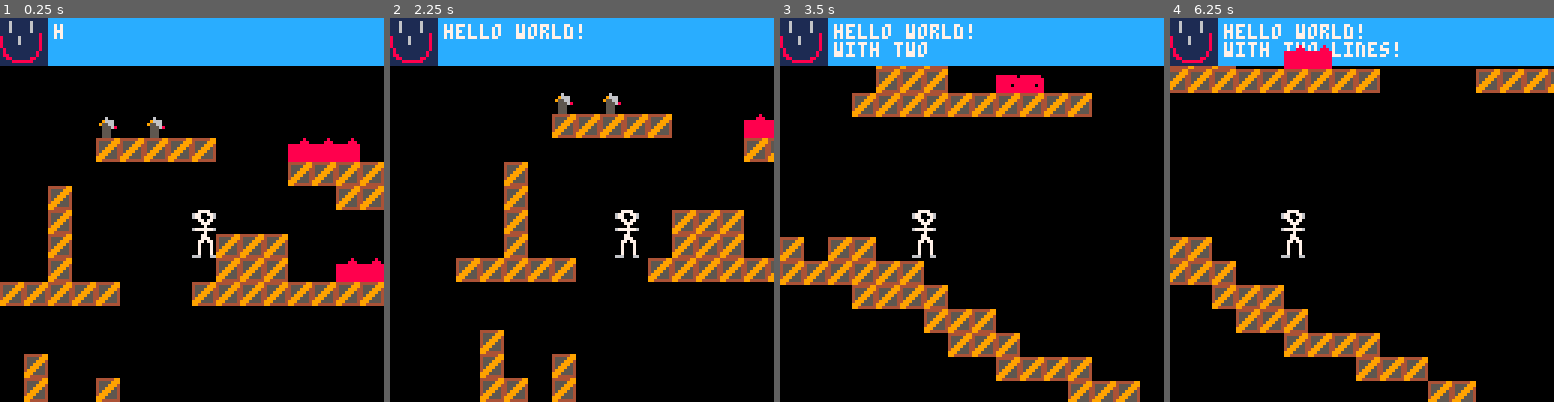
Above: before the commit, frames 1-4 (left to right).
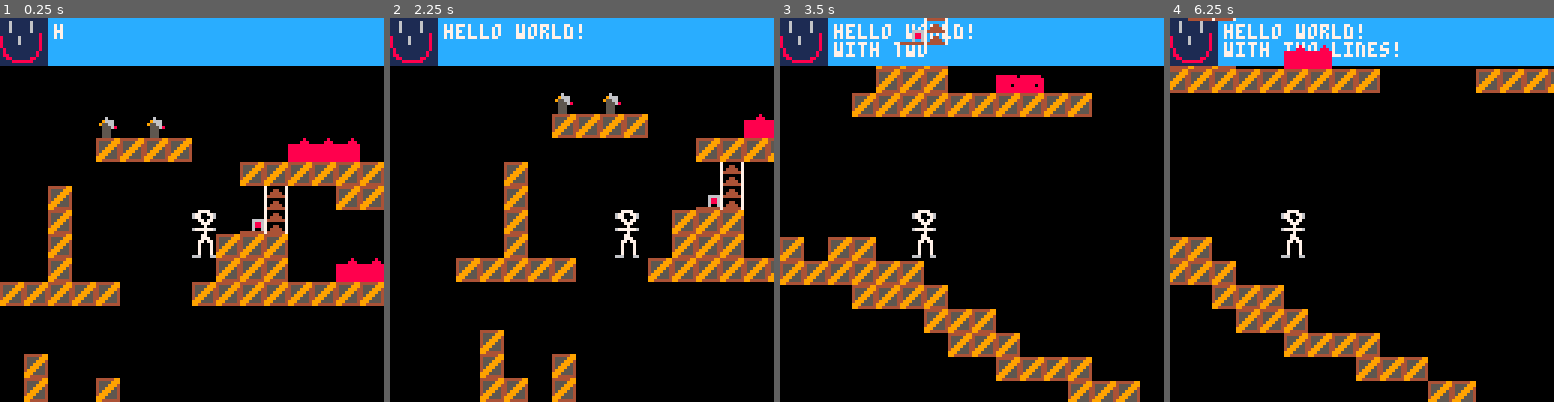
Above: after the commit, the same moments.

Repository: nsatragno/pico8-carts
Game: PICO-8 cartridge space_kludge/space_kludge.p8
Two runs of this game, one before a commit and one after it. Both use one fixed random seed, a clock stepped at 60 frames per second and the inputs below.
Inputs:
- Up to frame 1 (0.25 s): no input
- Up to frame 2 (2.25 s): tap O (Z key) at 0.33, 0.7, 1.43, 2.22 s; tap X (X key) at 1.07, 2.07 s; hold Left from 1.97 s (still down)
- Up to frame 3 (3.5 s): release Left at 2.37 s; tap X (X key) every 0.33 s from 2.4 to 3.4 s; hold Down 2.42-2.82 s; hold Right from 2.87 s (still down); tap O (Z key) at 3.1 s
- Up to frame 4 (6.25 s): release Right at 3.53 s; hold Up 3.58-4.08 s; tap X (X key) every 0.33 s from 3.73 to 6.07 s; tap O (Z key) at 3.98, 4.87, 5.75 s; hold Right 4.13-4.53 s; hold Down 4.58-5.08 s; hold Left 5.13-5.8 s; hold Up 5.85-6.18 s; hold Left from 6.23 s (still down)

The runs differ from the first frame. In frame 1, 1.8% of the frame differs, in the area x 50-75%, y 31-57%; in frame 2, 1.8%; in frame 3, 0.4%; in frame 4, 0.1%.

Commit message:
[kludge] Can open doors.

Diff:
--- a/space_kludge/space_kludge.p8
+++ b/space_kludge/space_kludge.p8
@@ -76,6 +76,16 @@
           self.facing = -1
         else
           self.dx = 0
+        end
+
+        if btnp(⬇️) then
+          for actor in all(g_actors) do
+            if actor.activatable and
+               colliding_p_r({x = self.x + 4, y = self.y + 8}, actor) then
+              actor:activate()
+              return
+            end
+          end
         end
       end
 
@@ -167,6 +177,7 @@
 
     take_damage = function(self, damage)
       self.hp -= damage
+      self.dy = -1
     end,  -- player:take_damage
   }
 end  -- create_player
@@ -274,6 +285,79 @@
     end,  -- enemy:take_damage
   }
 end  -- create_enemy
+
+function create_switch(x, y)
+  return {
+    x = x,
+    y = y,
+    on = false,
+    activatable = true,
+
+    update = function(self)
+    end,  -- switch:update
+
+    draw = function(self)
+      if self.on then
+        pal({[8] = 11})
+      end
+      spr(3, self.x, self.y)
+      pal()
+    end,  -- switch:draw
+
+    activate = function(self)
+      self.on = not self.on
+      self.target:toggle(self.on)
+    end
+  }
+end
+
+function create_door(x, y, size)
+  return {
+    x = x,
+    y = y,
+    size = size,
+    status = "closing",
+    is_solid = true,
+    pixels_up = 0,
+    direction = 1,
+
+    update = function(self)
+      if self.direction == -1 and self.pixels_up < size * 8 then
+        self.pixels_up += 1
+        if self.pixels_up >= size * 8 then
+          self.is_solid = false
+        end
+      elseif self.direction == 1 and self.pixels_up > 0 then
+        self.pixels_up -= 1
+        self.is_solid = true
+      end
+    end,  -- door:update
+
+    draw = function(self)
+      clip(x - flr(g_camera.x), y - flr(g_camera.y), 8, 8 * size)
+      for i = 0, (size - 1) do
+        spr(2, x, y + i * 8 - self.pixels_up)
+      end
+      clip()
+    end,  -- door:draw
+
+    collides_with = function(self, x, y)
+      for i = 0, (size - 1) do
+        if colliding_p_r({x = x, y = y}, {x = self.x, y = self.y + i * 8}) then
+          return true
+        end
+      end
+    end,  -- door:collides_with_player
+
+    toggle = function(self, on)
+      if on then
+        self.direction = -1
+      else
+        self.direction = 1
+      end
+    end,  -- door:toggle
+  }
+end  -- create_door
 
 function create_fire(x, y)
   local fire = create_enemy(x, y, "fire", 12)
@@ -309,7 +393,14 @@
     end,  -- map:get_sprite
 
     is_solid = function(self, x, y)
-      return fget(self:get_sprite(x, y), 0)
+      if fget(self:get_sprite(x, y), 0) then
+        return true
+      end
+      for actor in all(g_actors) do
+        if actor.is_solid and actor:collides_with(x, y) then
+          return true
+        end
+      end
     end,  -- map:is_solid
 
     clamp = function(self, x, y)
@@ -367,12 +458,43 @@
     },
   }))
 
+  local switches = {}
+  local doors = {}
   for i = 0, 127 do
     for j = 0, 63 do
       local sprite = mget(i, j)
+      local x = i * 8
+      local y = j * 8
       if sprite == 108 then
         mset(i, j, 0)
-        add(g_actors, create_fire(i * 8, j *  8))
+        add(g_actors, create_fire(x, y))
+      elseif sprite == 3 then
+        mset(i, j, 0)
+        local switch = create_switch(x, y)
+        add(g_actors, switch)
+        add(switches, switch)
+      elseif sprite ==  2 then
+        local index = j
+        while mget(i, index) == 2 do
+          mset(i, index, 0)
+          index += 1
+        end
+        local door = create_door(x, y, index - j)
+        add(g_actors, door)
+        add(doors, door)
+      end
+    end
+  end
+
+  -- associate switches to doors
+  for switch in all(switches) do
+    switch.target = doors[1]
+    for door in all(doors) do
+      if abs(door.x - switch.x) +
+         abs(door.y - switch.y) <
+         abs(switch.target.x - switch.x) +
+         abs(switch.target.y - switch.y) then
+        switch.target = door
       end
     end
   end
@@ -399,14 +521,14 @@
   end
 end  -- _draw
 __gfx__
-00777700444444990000000000000000000000000000000000000000000000000000000000000000000000000000000000000000000000000000000000000000
-67700776455559990000000000000000000000000000000000000000000000000000000000000000000000000000000000000000000000000000000000000000
-67700076455599940000000000000000000000000000000000000000000000000000000000000000000000000000000000000000000000000000000000000000
-00770770455999540000000000000000000000000000000000000000000000000000000000000000000000000000000000000000000000000000000000000000
-00077700459995540000000000000000000000000000000000000000000000000000000000000000000000000000000000000000000000000000000000000000
-00007000499955540000000000000000000000000000000000000000000000000000000000000000000000000000000000000000000000000000000000000000
-67777776999555540000000000000000000000000000000000000000000000000000000000000000000000000000000000000000000000000000000000000000
-00007000994444440000000000000000000000000000000000000000000000000000000000000000000000000000000000000000000000000000000000000000
+00777700444444997000000700000000000000000000000000000000000000000000000000000000000000000000000000000000000000000000000000000000
+67700776455559997004400700000000000000000000000000000000000000000000000000000000000000000000000000000000000000000000000000000000
+67700076455599947044440700000000000000000000000000000000000000000000000000000000000000000000000000000000000000000000000000000000
+00770770455999547444444700006666000000000000000000000000000000000000000000000000000000000000000000000000000000000000000000000000
+00077700459995547000000700006886000000000000000000000000000000000000000000000000000000000000000000000000000000000000000000000000
+00007000499955547004400700006886000000000000000000000000000000000000000000000000000000000000000000000000000000000000000000000000
+67777776999555547044440700006006000000000000000000000000000000000000000000000000000000000000000000000000000000000000000000000000
+00007000994444447444444744444444000000000000000000000000000000000000000000000000000000000000000000000000000000000000000000000000
 00077000000000000000000000000000000000000000000000000000000000000000000000000000000000000000000000000000000000000000000000000000
 00077700000000000000000000000000000000000000000000000000000000000000000000000000000000000000000000000000000000000000000000000000
 00770770000000000000000000000000000000000000000000000000000000000000000000000000000000000000000000000000000000000000000000000000
@@ -464,7 +586,7 @@
 00000000000000000000000000000000000000000000000000000000000000000000000000000000000000000000000088888888888888880000000000555000
 00000000000000000000000000000000000000000000000000000000000000000000000000000000000000000000000088888888888888888888888800555000
 __gff__
-0001000000000000000000000000000000000000000000000000000000000000000000000000000000000000000000000000000000000000000000000000000000000000000000000000000000000000000000000000000000000000000000000000000000000000000000000000000000000000000000000000000000000002
+0001010000000000000000000000000000000000000000000000000000000000000000000000000000000000000000000000000000000000000000000000000000000000000000000000000000000000000000000000000000000000000000000000000000000000000000000000000000000000000000000000000000000002
 0000000000000000000000000000000000000000000000000000000000000000000000000000000000000000000000000000000000000000000000000000000000000000000000000000000000000000000000000000000000000000000000000000000000000000000000000000000000000000000000000000000000000000
 __map__
 0000000000000000000000000000000000000000000000000000000000000000000000000000000000000000000000000000000000000000000000000000000000000000000000000000000000000000000000000000000000000000000000000000000000000000000000000000000000000000000000000000000000000000
@@ -476,10 +598,10 @@
 0000000000000000000000000000000000000101010100000000000000000000000000000000000000000000000000000000000000000000000000000000000000000000000000000000000000000000000000000000000000000000000000000000000000000000000000000000000000000000000000000000000000000000
 0000000000000000000000000000000000000000000000000000000000000000000000000000000000000000000000000000000000000000000000000000000000000000000000000000000000000000000000000000000000000000000000000000000000000000000000000000000000000000000000000000000000000000
 000000007f007f00000000000000000000000000000000000000000000000000000000000000000000000000000000000000000000000000000000000000000000000000000000000000000000000000000000000000000000000000000000000000000000000000000000000000000000000000000000000000000000000000
-0000000001010101010000006c6c6c0000000000000000010101010000000000000000000000000000000000000000000000000000000000000000000000000000000000000000000000000000000000000000000000000000000000000000000000000000000000000000000000000000000000000000000000000000000000
-0000000000000000000000000101010100000000000000000000000000000000000000000000000000000000000000000000000000000000000000000000000000000000000000000000000000000000000000000000000000000000000000000000000000000000000000000000000000000000000000000000000000000000
-0000010000000000000000000000010100000000000000000000000000000000000000000000000000000000000000000000000000000000000000000000000000000000000000000000000000000000000000000000000000000000000000000000000000000000000000000000000000000000000000000000000000000000
-0000010000000000000000000000000000000000000000000000000001010100000000000000000000000000000000000000000000000000000000000000000000000000000000000000000000000000000000000000000000000000000000000000000000000000000000000000000000000000000000000000000000000000
+0000000001010101000000006c6c6c0000000000000000010101010000000000000000000000000000000000000000000000000000000000000000000000000000000000000000000000000000000000000000000000000000000000000000000000000000000000000000000000000000000000000000000000000000000000
+0000000000000000000001010101010100000000000000000000000000000000000000000000000000000000000000000000000000000000000000000000000000000000000000000000000000000000000000000000000000000000000000000000000000000000000000000000000000000000000000000000000000000000
+0000010000000000000000020000010100000000000000000000000000000000000000000000000000000000000000000000000000000000000000000000000000000000000000000000000000000000000000000000000000000000000000000000000000000000000000000000000000000000000000000000000000000000
+0000010000000000000003020000000000000000000000000000000001010100000000000000000000000000000000000000000000000000000000000000000000000000000000000000000000000000000000000000000000000000000000000000000000000000000000000000000000000000000000000000000000000000
 0000010000000000000101010000000000000000000000000000000000000101000000000000000000000000000000000000000000000000000000000000000000000000000000000000000000000000000000000000000000000000000000000000000000000000000000000000000000000000000000000000000000000000
 00000100000000000001010100006c6c00000000000000000000000000000101000000000000000000000000000000000000000000000000000000000000000000000000000000000000000000000000000000000000000000000000000000000000000000000000000000000000000000000000000000000000000000000000
 0101010101000000010101010101010101010000000001010101010101010100000000000000000000000000000000000000000000000000000000000000000000000000000000000000000000000000000000000000000000000000000000000000000000000000000000000000000000000000000000000000000000000000
